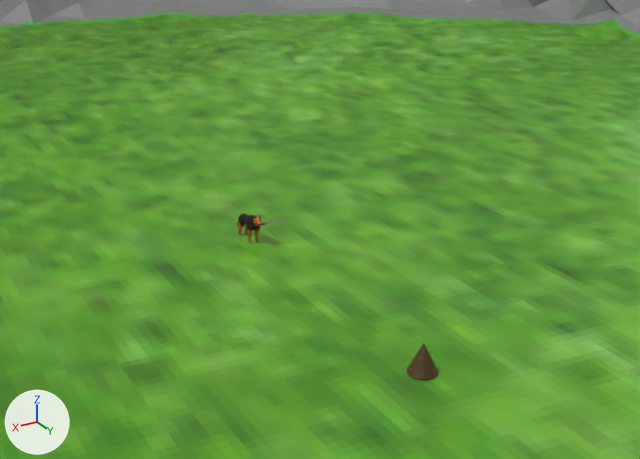
Renders of the Blender file Game.blend/Arquivo principal1.blend from each side of a commit.
One viewpoint serves both versions: a camera (50 mm lens) standing at (29.7, 61.1, 30.0) and looking at (-4.0, 4.7, 1.8). Lighting does not change. The marker at lower left points along +X, +Y and +Z. The older version comes first.

Objects in the first picture: 'Cone', 'Katana', 'Plane', 'dog'.
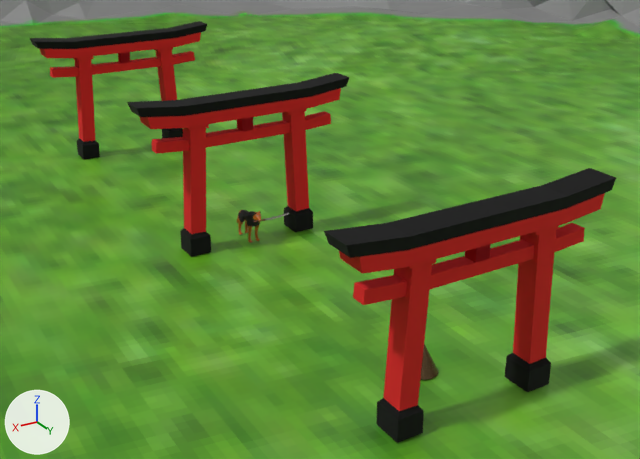
Commit message: pilar q eu n sei o nome

What the commit changed:
Picture 'torii-1.png' (img_torii_1_png) is new.
Material 'Material.007' (mat_material_007) is new.
Its texture is img_torii_1_png.
Its roughness is 1.0.
Mesh me_cube_003 is new.
It has 76 vertices, 63 faces and spans x -0.48..9.08, y -1.0..1.0, z -6.03..6.57.
It uses material mat_material_007 (picture img_torii_1_png).
Object 'dog' (ob_dog) moves from (0.0, 0.06, -0.06) to (0.0, 0.06, 0.28).
Object 'Katana' (ob_katana) moves from (0.0, 0.06, -0.06) to (0.0, 0.06, 0.28).
Object 'pilar.002' (ob_pilar_002) is new; it shows me_cube_003.
Its location is (0.0, -27.93, 6.28).
It gains a MIRROR modifier named 'Mirror'.
Modifier setting: use_clip = True.
Object 'pilar' (ob_pilar) is new; it shows me_cube_003.
Its location is (0.0, 0.0, 6.28).
It gains a MIRROR modifier named 'Mirror'.
Modifier setting: use_clip = True.
Object 'pilar.001' (ob_pilar_001) is new; it shows me_cube_003.
Its location is (0.0, 28.0, 6.28).
It gains a MIRROR modifier named 'Mirror'.
Modifier setting: use_clip = True.

Pixel boxes (x1, y1, x2, y2) of what changed, in the pictures (640 x 459 px):
'pilar.001', added
    after: (324, 168, 616, 443)
'pilar', added
    after: (127, 73, 349, 257)
'pilar.002', added
    after: (30, 21, 207, 159)
'dog', moved
    before: (236, 213, 261, 243)
    after: (237, 210, 261, 243)
'Katana', moved
    before: (254, 216, 289, 226)
    after: (254, 213, 289, 222)
